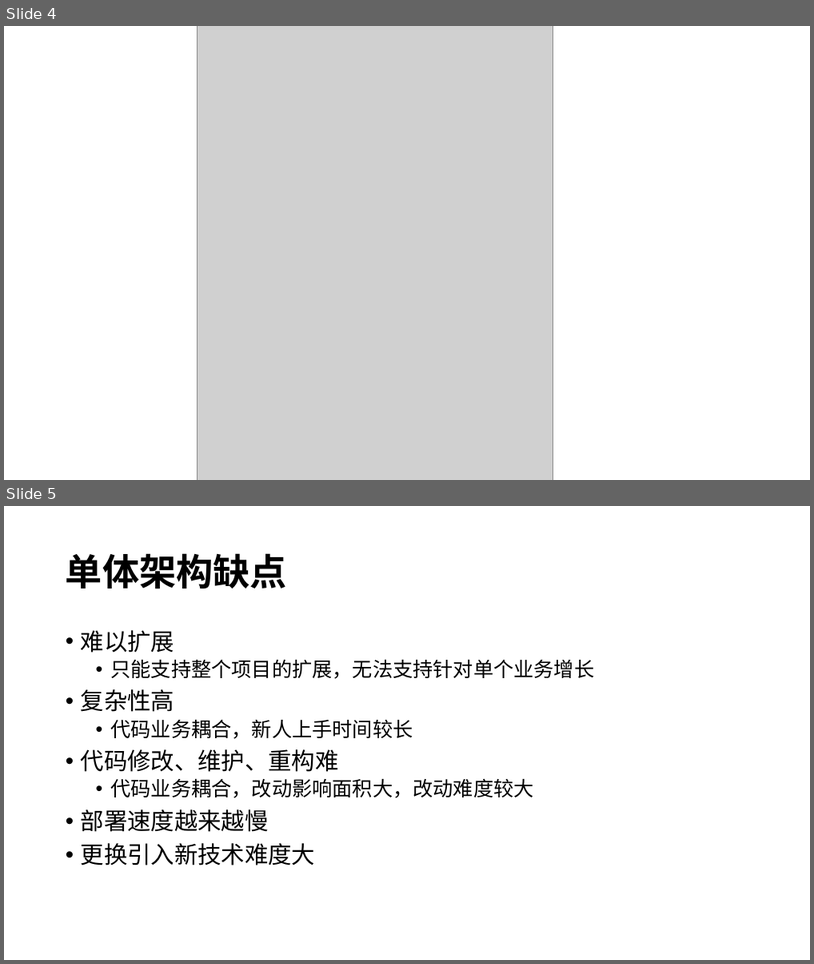
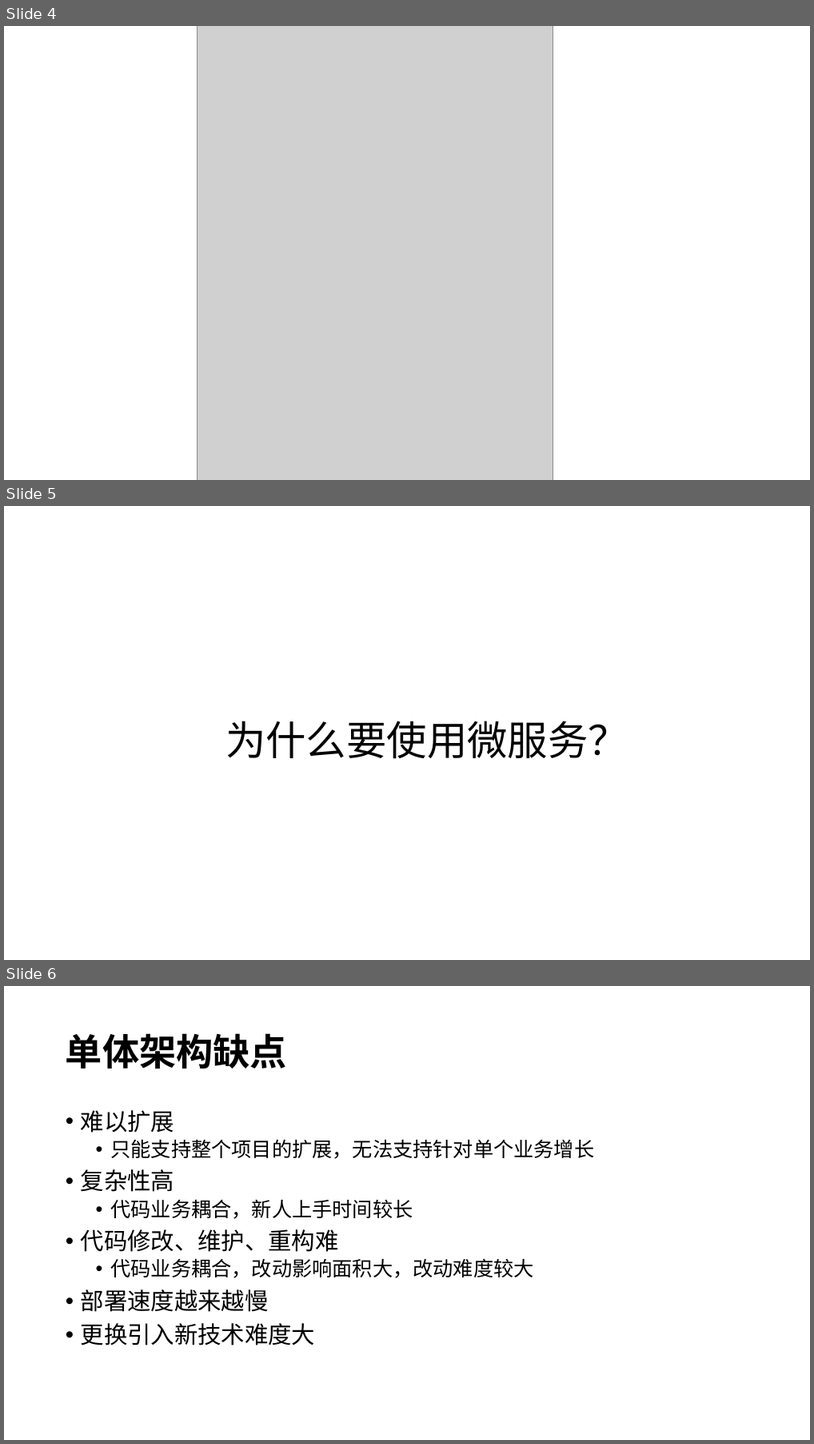
Before and after one commit to Aaron630/kratos-micro, a slide deck: 微服务.pptx. Shown one above the other, each under a label of ours: slides 4 and 5 before the commit, slides 4, 5 and 6 after it. The pictures are 814x964 and 814x1444 pixels, drawn with LibreOffice and Linux fonts; fonts in the diff are those of the drawing; grey boxes stand for pictures; background and template pictures are left out. Boxes give left, top, right and bottom in pixels: in the first picture for what was removed or moved away, otherwise in the second. Text is boxed around its words. In the diff, an @@ line names an element or a change of style, - is before the commit and + after.

```diff
--- a/微服务.pptx
+++ b/微服务.pptx
@@ slide 5 added at (4, 506, 810, 960), background picture (left out) @@
@@ text added at (226, 720, 629, 759), 48 pt, text #000000 @@
+为什么要使用微服务？
@@ what was slide 5 is now slide 6 @@
```
Also in this commit, not shown: 3 slides changed, 2 other slides added, 40 other files.
